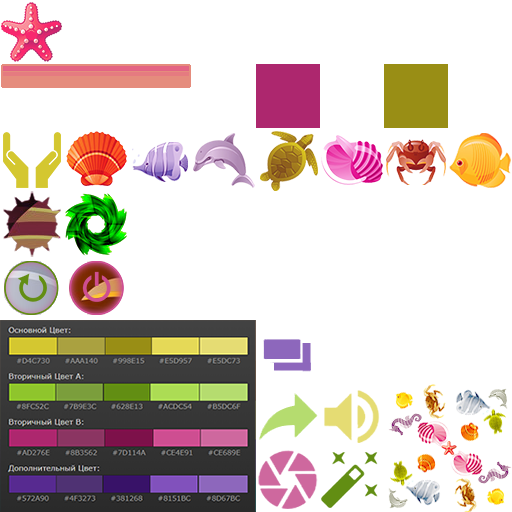
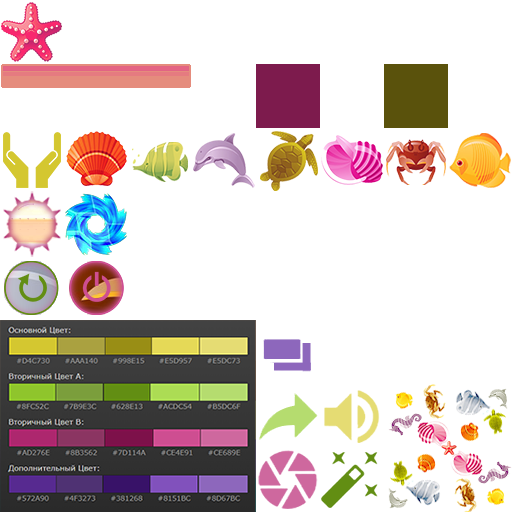
Revision of a layered 512x512 image; what changed, layer by layer:
painted on "Слой 27" over [65, 193, 127, 256]
"Слой 28": blend hard light → normal, painted on it over [3, 191, 61, 257]
painted on "Тёмный квадрат" over [256, 64, 448, 128]
